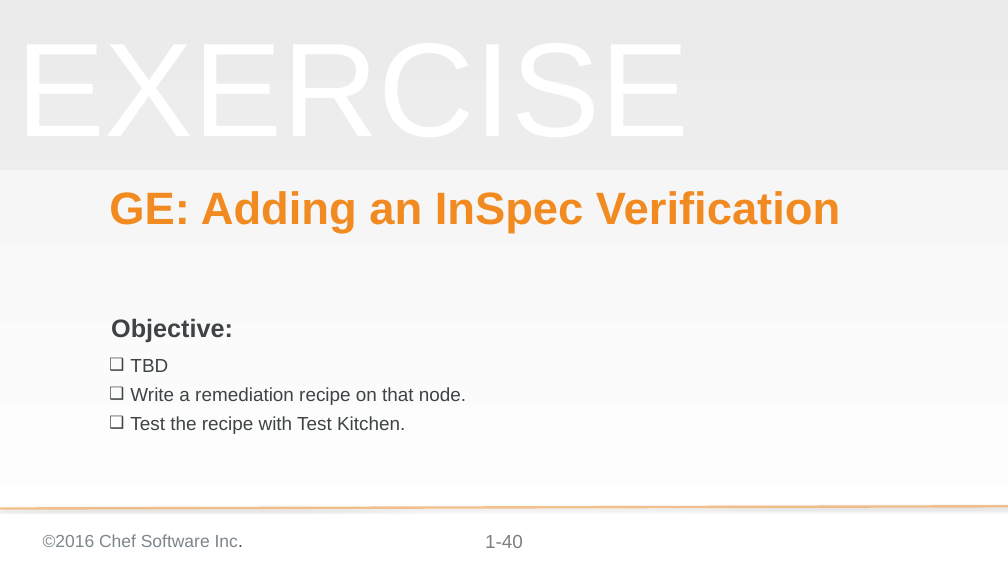
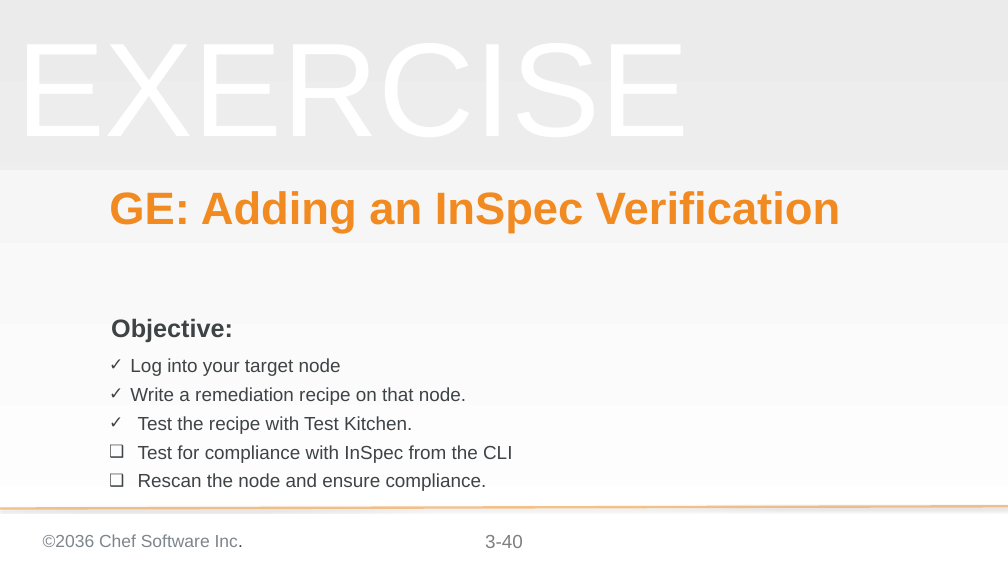
Before and after one commit to bchamby/chef-compliance-installation-configuration-operation, a slide deck: slide 40 of 03-initial-configuration-scans.pptx. Drawn at 1008x567 pixels with LibreOffice and Linux fonts; fonts in the diff are those of the drawing; background and template pictures are left out. Boxes give left, top, right and bottom in pixels: in the first picture for what was removed or moved away, otherwise in the second. Text is boxed around its words. In the diff, an @@ line names an element or a change of style, - is before the commit and + after.

Commit message:
finished InSpec CLI lab part

```diff
--- a/03-initial-configuration-scans.pptx
+++ b/03-initial-configuration-scans.pptx
@@ text at (x1=130, y1=358, x2=341, y2=376): text changed @@
-❑ TBD
+✓ Log into your target node
@@ text at (x1=130, y1=387, x2=466, y2=434): bullet ❑ to ✓ @@
@@ text at (x1=138, y1=445, x2=512, y2=491): paragraphs added @@
+❑ Test for compliance with InSpec from the CLI
+❑ Rescan the node and ensure compliance.
@@ text at (x1=43, y1=534, x2=243, y2=547): text changed @@
-©2016 Chef Software Inc.
+©2036 Chef Software Inc.
@@ page number at (x1=485, y1=535, x2=523, y2=548): text changed @@
-1-40
+3-40
```
Also in this commit, not shown: 54 other slides changed, 5 slides added, 3 slides removed.
